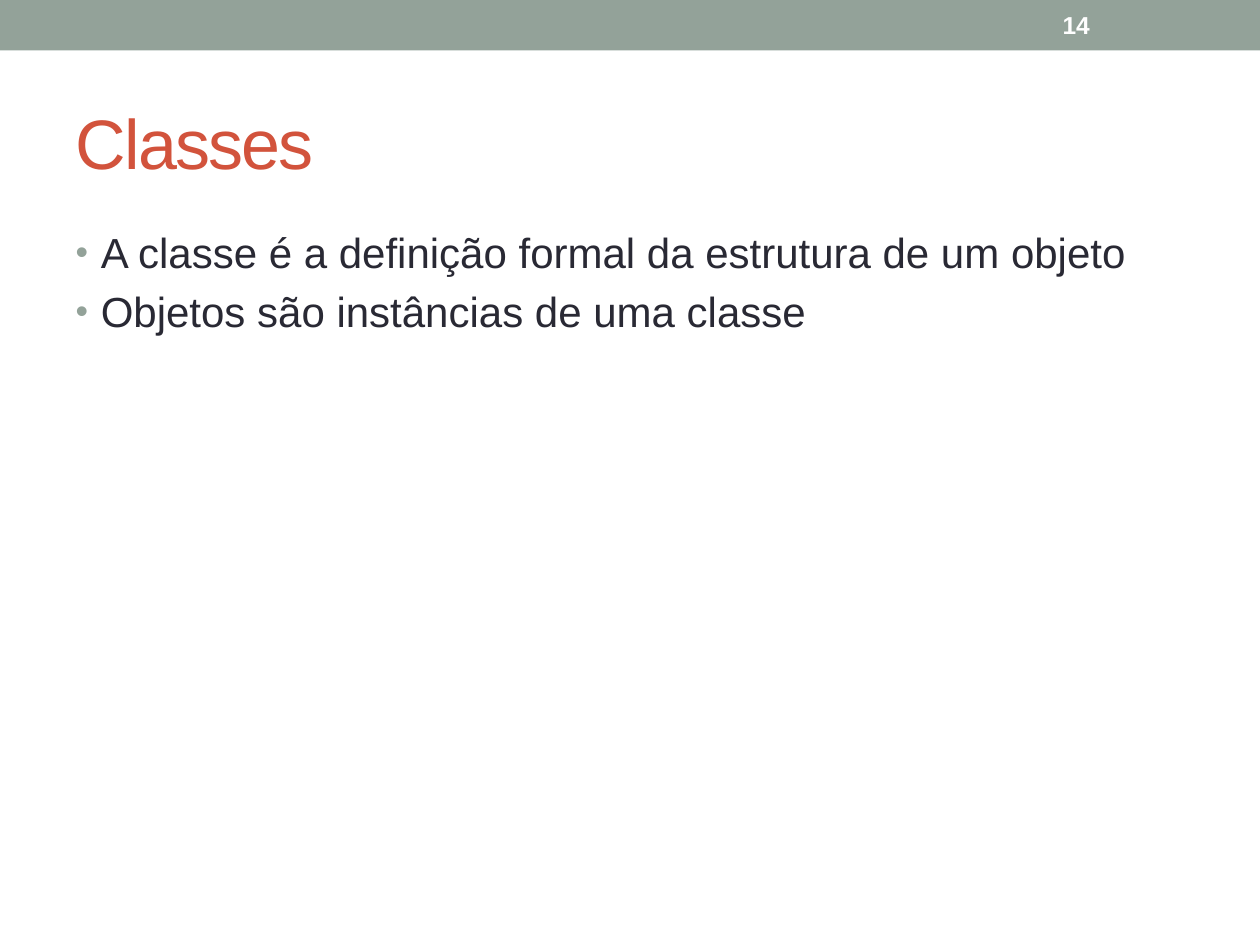
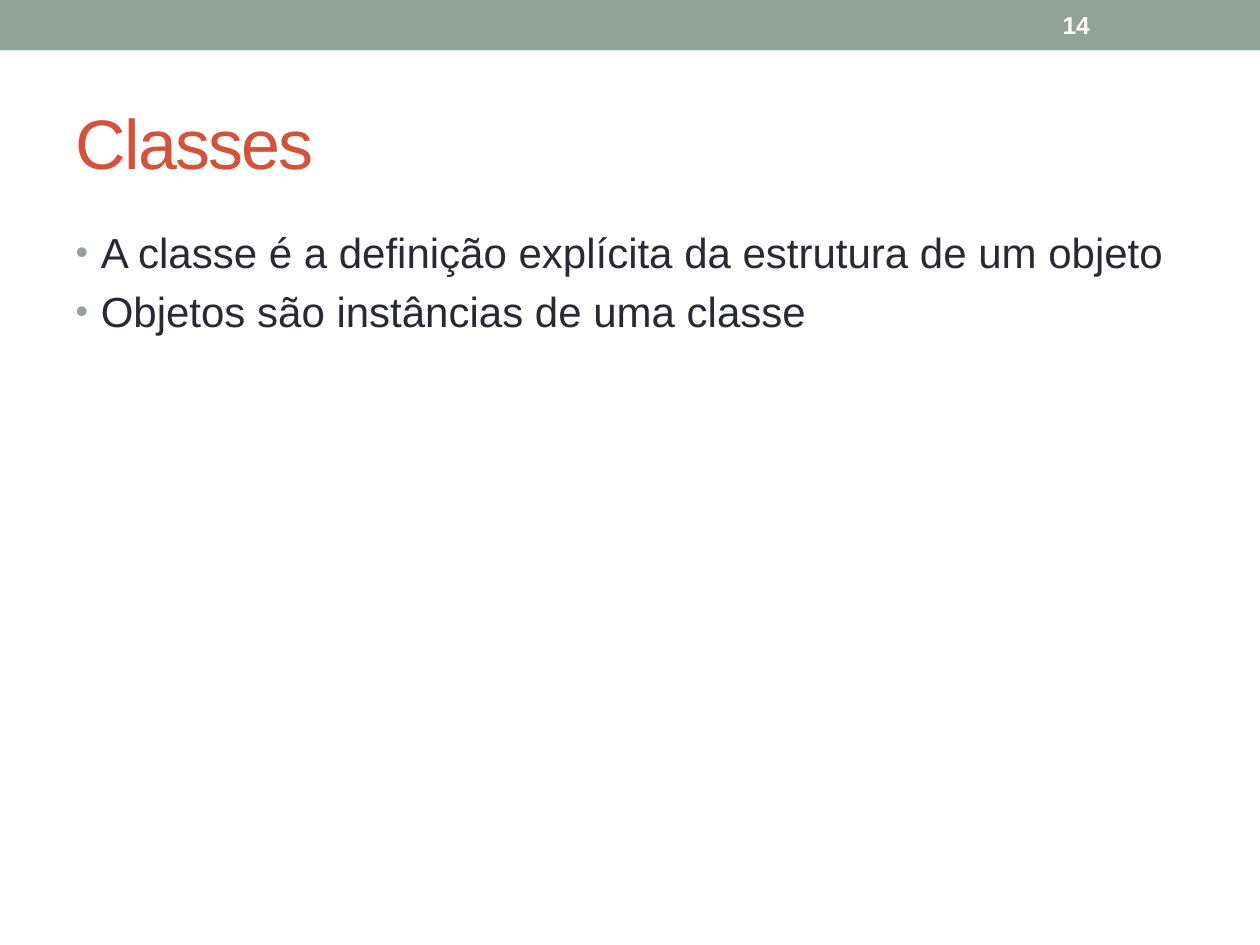
Before and after one commit to julioapm/JavaBasico, a slide deck: slide 14 of Material/JavaOO.pptx. Drawn at 1260x945 pixels with LibreOffice and Linux fonts; fonts in the diff are those of the drawing. Boxes give left, top, right and bottom in pixels: in the first picture for what was removed or moved away, otherwise in the second. Text is boxed around its words. In the diff, an @@ line names an element or a change of style, - is before the commit and + after.

```diff
--- a/Material/JavaOO.pptx
+++ b/Material/JavaOO.pptx
@@ text at [101,237,1162,277]: text changed @@
-• A classe é a definição formal da estrutura de um objeto
+• A classe é a definição explícita da estrutura de um objeto
```
Also in this commit, not shown: 4 other slides changed.
